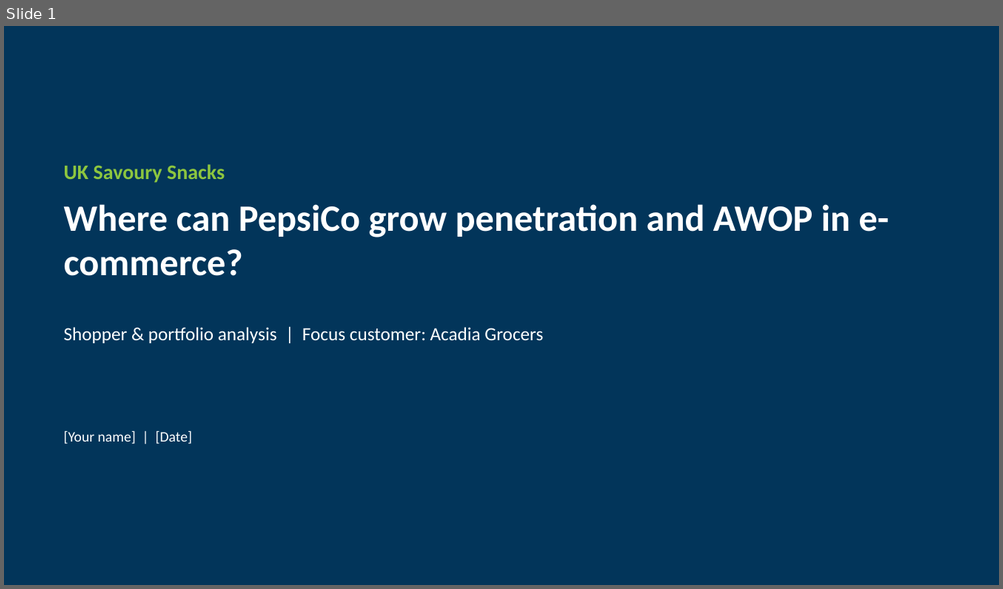
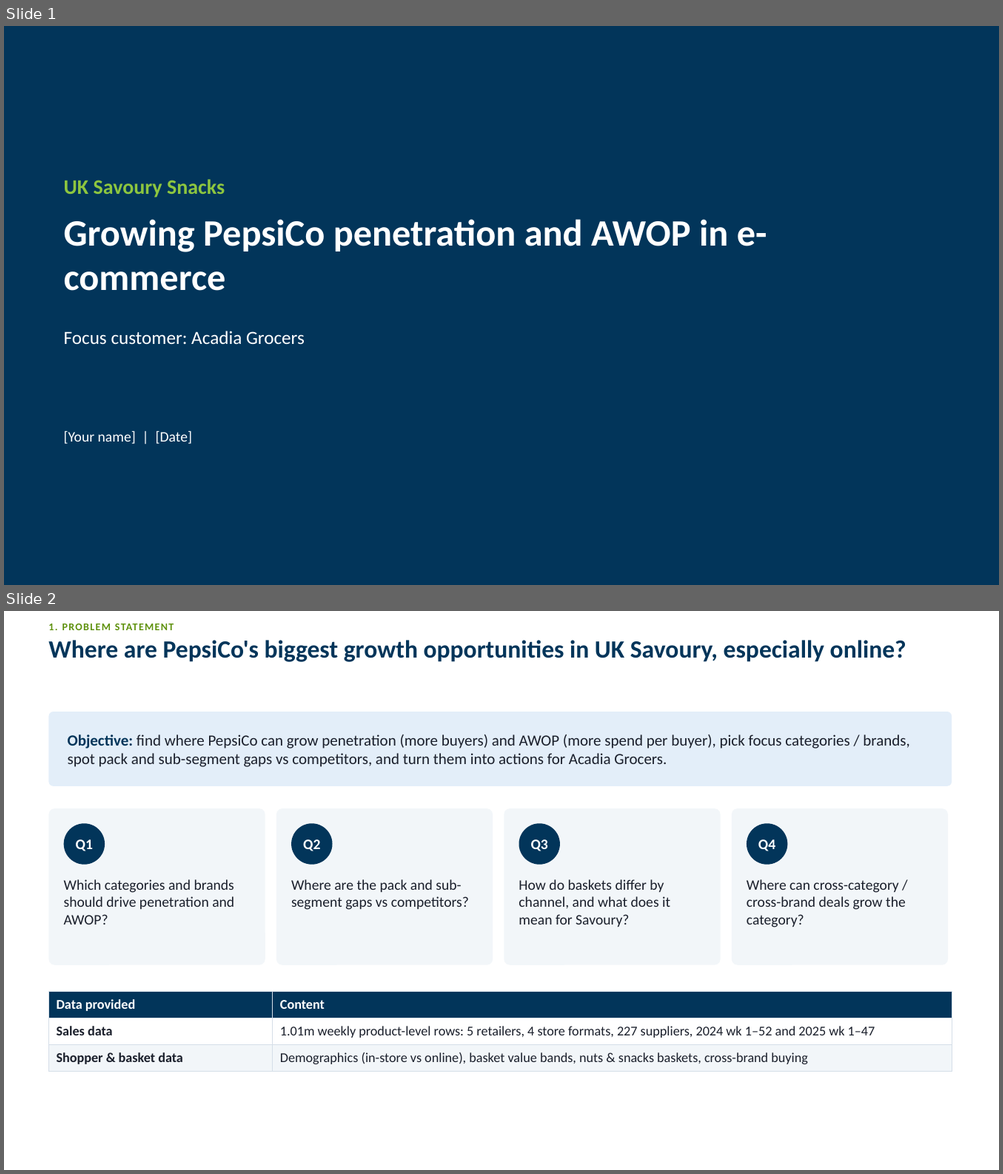
Before and after one commit to harshjunekumar/test-sample, a slide deck: case_study/PepsiCo_Savoury_Case_Study_Deck.pptx. Shown one above the other, each under a label of ours: slide 1 before the commit, slides 1 and 2 after it. The pictures are 1003x589 and 1003x1174 pixels, drawn with LibreOffice and Linux fonts; fonts in the diff are those of the drawing. Boxes give left, top, right and bottom in pixels: in the first picture for what was removed or moved away, otherwise in the second. Text is boxed around its words. In the diff, an @@ line names an element or a change of style, - is before the commit and + after.

```diff
--- a/case_study/PepsiCo_Savoury_Case_Study_Deck.pptx
+++ b/case_study/PepsiCo_Savoury_Case_Study_Deck.pptx
@@ slide 2 added at (x1=4, y1=611, x2=999, y2=1170), background #FFFFFF @@
@@ text added at (x1=48, y1=624, x2=173, y2=630), 10 pt, text #5E910D, bold @@
+1. PROBLEM STATEMENT
@@ title added at (x1=48, y1=640, x2=906, y2=662), 24 pt, text #02355A, bold @@
+Where are PepsiCo's biggest growth opportunities in UK Savoury, especially online?
@@ rounded rectangle added at (x1=48, y1=712, x2=951, y2=786), fill #E3EEF9 @@
@@ text added at (x1=68, y1=735, x2=909, y2=767), 15 pt, text #1A1F2B @@
+Objective: find where PepsiCo can grow penetration (more buyers) and AWOP (more spend per buyer), pick focus categories / brands, spot pack and sub-segment gaps vs competitors, and turn them into actions for Acadia Grocers.
@@ rounded rectangle added at (x1=48, y1=809, x2=265, y2=965), fill #F2F6F9 @@
@@ rounded rectangle added at (x1=276, y1=809, x2=492, y2=965), fill #F2F6F9 @@
@@ rounded rectangle added at (x1=504, y1=809, x2=720, y2=965), fill #F2F6F9 @@
@@ rounded rectangle added at (x1=731, y1=809, x2=948, y2=965), fill #F2F6F9 @@
@@ ellipse added at (x1=64, y1=823, x2=105, y2=865), fill #02355A @@
@@ ellipse added at (x1=291, y1=823, x2=333, y2=865), fill #02355A @@
@@ ellipse added at (x1=519, y1=823, x2=560, y2=865), fill #02355A @@
@@ ellipse added at (x1=746, y1=823, x2=788, y2=865), fill #02355A @@
@@ text added at (x1=76, y1=840, x2=93, y2=851), 14 pt, text #FFFFFF, bold @@
+Q1
@@ text added at (x1=303, y1=840, x2=320, y2=851), 14 pt, text #FFFFFF, bold @@
+Q2
@@ text added at (x1=531, y1=840, x2=548, y2=851), 14 pt, text #FFFFFF, bold @@
+Q3
@@ text added at (x1=758, y1=840, x2=775, y2=851), 14 pt, text #FFFFFF, bold @@
+Q4
@@ text added at (x1=64, y1=880, x2=234, y2=925), 14 pt, text #1A1F2B @@
+Which categories and brands should drive penetration and AWOP?
@@ text added at (x1=291, y1=880, x2=469, y2=910), 14 pt, text #1A1F2B @@
+Where are the pack and sub-segment gaps vs competitors?
@@ text added at (x1=518, y1=880, x2=670, y2=927), 14 pt, text #1A1F2B @@
+How do baskets differ by channel, and what does it mean for Savoury?
@@ text added at (x1=746, y1=880, x2=905, y2=928), 14 pt, text #1A1F2B @@
+Where can cross-category / cross-brand deals grow the category?
@@ table added at (x1=48, y1=991, x2=951, y2=1068), 3 rows, 2 columns @@
+Data provided | Content
+Sales data | 1.01m weekly product-level rows: 5 retailers, 4 store formats, 227 suppliers, 2024 wk 1–52 and 2025 wk 1–47
+Shopper & basket data | Demographics (in-store vs online), basket value bands, nuts & snacks baskets, cross-brand buying
@@ slide 1 changed as well @@
@@ text "UK Savoury Snacks" moved from (x1=64, y1=164, x2=225, y2=183) to (x1=64, y1=179, x2=225, y2=198) @@
@@ text at (x1=64, y1=219, x2=767, y2=291): text changed @@
-Where can PepsiCo grow penetration and AWOP in e-commerce?
+Growing PepsiCo penetration and AWOP in e-commerce
@@ text at (x1=64, y1=331, x2=304, y2=345): text changed @@
-Shopper & portfolio analysis | Focus customer: Acadia Grocers
+Focus customer: Acadia Grocers
```
Also in this commit, not shown: 5 other slides changed, 4 other slides added, 5 slides removed.
